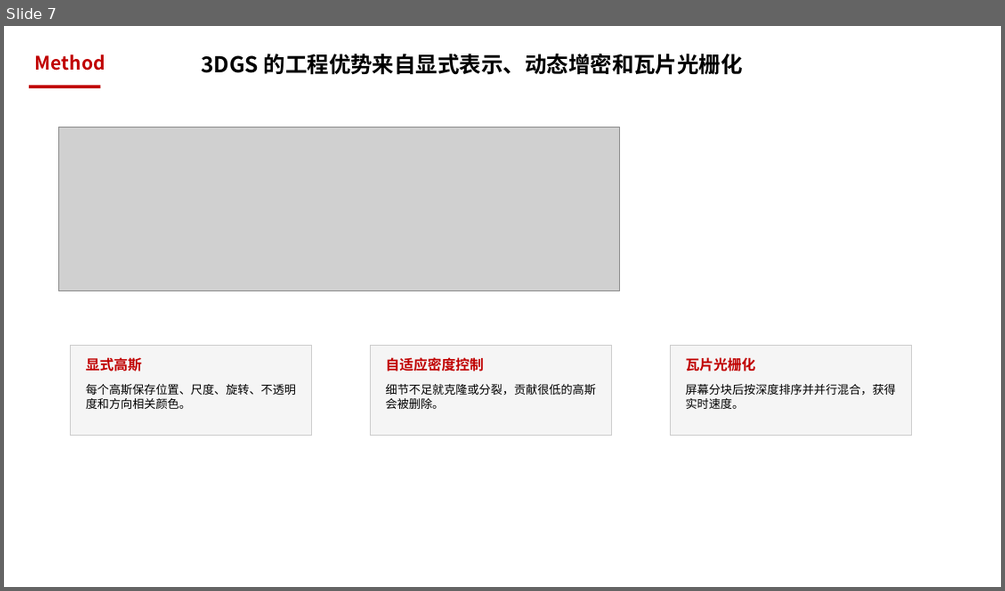
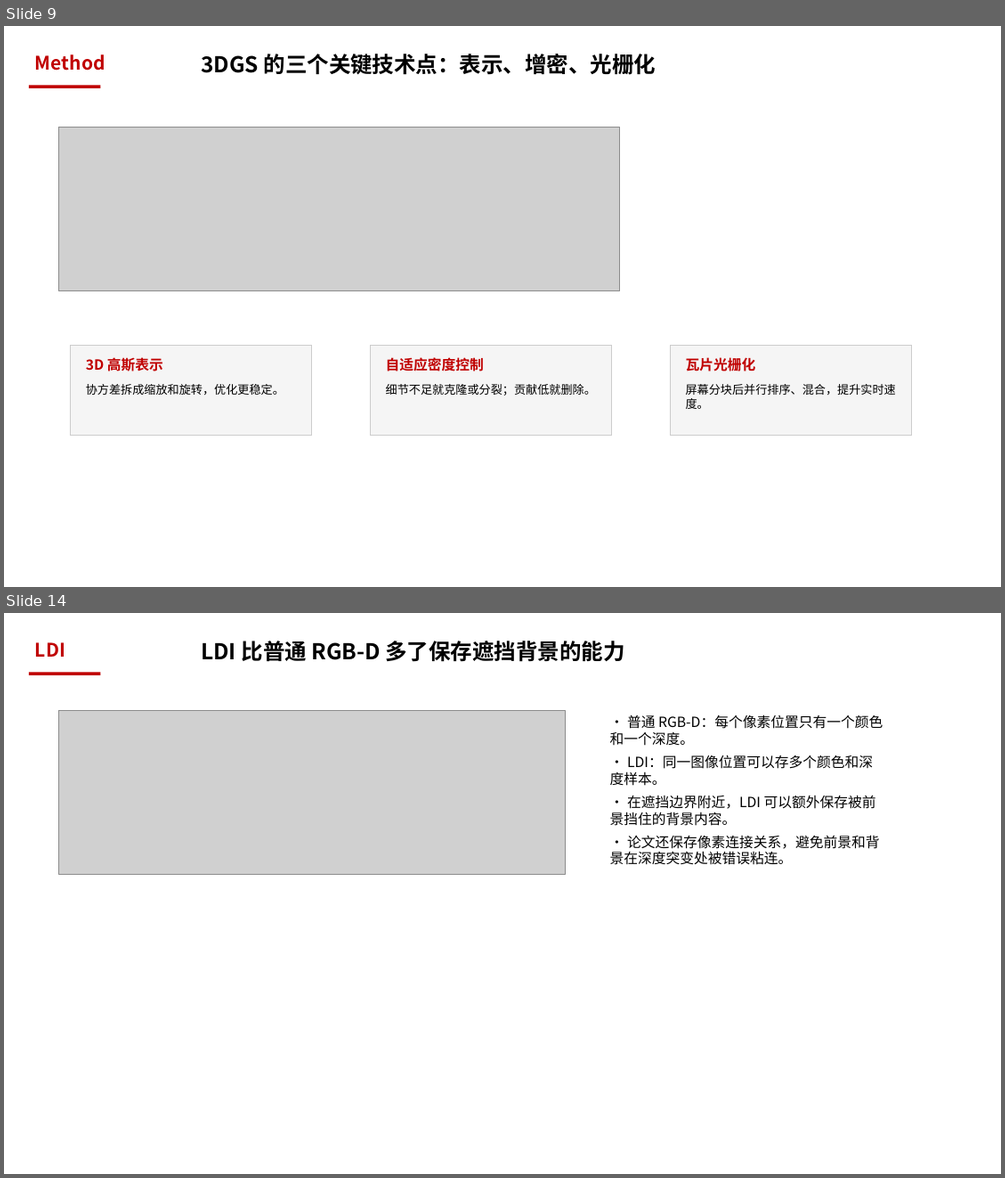
Before and after one commit to mengmcy1/gastric-cbm, a slide deck: 汇报/论文总结7.10_NeRF与3DGS_基础汇报.pptx. Shown one above the other, each under a label of ours: slide 7 before the commit, slides 9 and 14 after it; the slides between them are not shown. The pictures are 1005x591 and 1005x1178 pixels, drawn with LibreOffice and Linux fonts; fonts in the diff are those of the drawing; grey boxes stand for pictures. Boxes give left, top, right and bottom in pixels: in the first picture for what was removed or moved away, otherwise in the second. Text is boxed around its words. In the diff, an @@ line names an element or a change of style, - is before the commit and + after.

Commit message:
更新 AGENTS.md、汇报讲稿与PPT、论文总结，清理旧笔记

```diff
--- a/汇报/论文总结7.10_NeRF与3DGS_基础汇报.pptx
+++ b/汇报/论文总结7.10_NeRF与3DGS_基础汇报.pptx
@@ slide 14 added at (4, 613, 1001, 1174), background #FFFFFF @@
@@ text added at (35, 642, 65, 657), 24 pt, text #C00000, bold @@
+LDI
@@ text added at (201, 641, 625, 662), 28 pt, text #000000, bold @@
+LDI 比普通 RGB-D 多了保存遮挡背景的能力
@@ rectangle added at (29, 673, 100, 676), fill #C00000 @@
@@ picture added at (58, 711, 565, 875) @@
@@ text added at (610, 714, 882, 865), 18 pt, text #000000 @@
+• 普通 RGB-D：每个像素位置只有一个颜色和一个深度。
+• LDI：同一图像位置可以存多个颜色和深度样本。
+• 在遮挡边界附近，LDI 可以额外保存被前景挡住的背景内容。
+• 论文还保存像素连接关系，避免前景和背景在深度突变处被错误粘连。
@@ what was slide 7 is now slide 9 @@
@@ slide 9 changed as well @@
@@ text at (201, 54, 655, 75): text changed @@
-3DGS 的工程优势来自显式表示、动态增密和瓦片光栅化
+3DGS 的三个关键技术点：表示、增密、光栅化
@@ text at (86, 357, 163, 371): text changed @@
-显式高斯
+3D 高斯表示
@@ text at (86, 384, 284, 394): text changed @@
-每个高斯保存位置、尺度、旋转、不透明度和方向相关颜色。
+协方差拆成缩放和旋转，优化更稳定。
@@ text at (386, 384, 596, 395): text changed @@
-细节不足就克隆或分裂，贡献很低的高斯会被删除。
+细节不足就克隆或分裂；贡献低就删除。
@@ text at (686, 384, 896, 409): text changed @@
-屏幕分块后按深度排序并并行混合，获得实时速度。
+屏幕分块后并行排序、混合，提升实时速度。
```
Also in this commit, not shown: 1 other slide changed, 14 other slides added, 8 slides removed, 15 other files.
